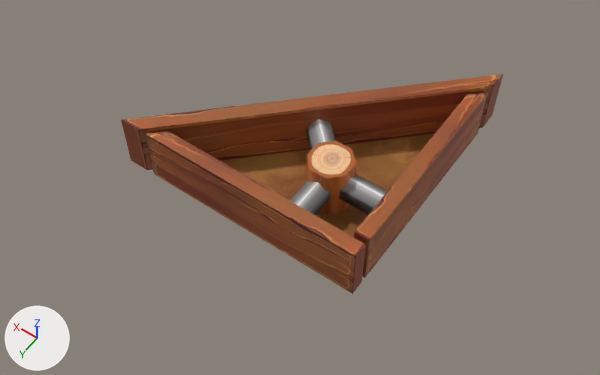
An edit to the FBX model Assets/Art/Models/Obstacles/triangles/triangle_wood_03.fbx, drawn before and after from the same camera.
One viewpoint serves both versions: a 50 mm camera at (-1.74, 2.77, 4.27) aimed at (0.3, -0.09, -0.22). The lights are fixed; the arrows at lower left show +X, +Y and +Z. Where no turn or scale is listed for an object, it has been applied to the vertices.

Names of what the first picture shows: 'Middle_4', 'floor_8', 'wall_61', 'wall_62', 'wall_63'.
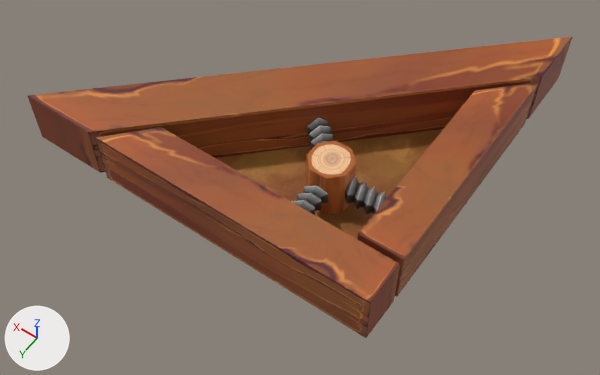
What differs and where, as boxes [x1, y1, x2, y2] in the pictures (600 x 375 px):
'wall_73', added (brown)
    after: [28, 37, 572, 173]
'wall_74', added (brown)
    after: [96, 127, 400, 338]
'wall_62', deleted (brown)
    before: [121, 74, 503, 170]
'wall_75', added (brown)
    after: [357, 82, 538, 297]
'wall_63', deleted (brown)
    before: [145, 131, 366, 294]
'wall_61', deleted (brown)
    before: [339, 92, 488, 278]
'spring_9', added
    after: [345, 176, 387, 214]
'spring_8', added
    after: [291, 186, 328, 215]
'spring_7', added
    after: [307, 118, 333, 150]

The change, as a list of edits to the scene's bpy script:
```text
Add me_mesh_007:
    me_mesh_007.from_pydata(...)  # 60 vertices, 44 faces; spans x -0.076..0.076, y -0.207..0.207, z -0.069..0.069
    me_mesh_007.materials.append(mat_m_wood10)  # picture img_t_obstacles_png
Add me_mesh_004_1:
    me_mesh_004_1.from_pydata(...)  # 8 vertices, 6 faces; spans x -0.15..0.15, y -0.98..0.71, z -0.2..0.2
    me_mesh_004_1.materials.append(mat_m_wood10)  # picture img_t_obstacles_png
Add me_mesh_006:
    me_mesh_006.from_pydata(...)  # 8 vertices, 6 faces; spans x -1.0..1.01, y -0.15..0.15, z -0.2..0.2
    me_mesh_006.materials.append(mat_m_wood10)  # picture img_t_obstacles_png
Add me_mesh_003_1:
    me_mesh_003_1.from_pydata(...)  # 60 vertices, 44 faces; spans x 0.025..0.357, y -0.376..0.004, z 0.138..0.275
    me_mesh_003_1.materials.append(mat_m_wood10)  # picture img_t_obstacles_png
Add me_mesh_002_1:
    me_mesh_002_1.from_pydata(...)  # 8 vertices, 6 faces; spans x -1.68..0.95, y -1.46..1.11, z 0.0..0.4
    me_mesh_002_1.materials.append(mat_m_wood10)  # picture img_t_obstacles_png
Add me_mesh_005:
    me_mesh_005.from_pydata(...)  # 60 vertices, 44 faces; spans x -0.207..0.207, y -0.076..0.076, z -0.069..0.069
    me_mesh_005.materials.append(mat_m_wood10)  # picture img_t_obstacles_png
Remove ob_wall_63:
    ob_wall_63 = bpy.data.objects.new('wall_63', me_mesh_004)
    ob_wall_63.location = (0.261, 0.306, 0.2)
Remove ob_wall_61:
    ob_wall_61 = bpy.data.objects.new('wall_61', me_mesh_003)
    ob_wall_61.location = (-0.305, -0.324, 0.2)
Remove ob_wall_62:
    ob_wall_62 = bpy.data.objects.new('wall_62', me_mesh_002)
    ob_wall_62.location = (0.361, -0.362, 0.2)
Add ob_spring_8:
    ob_spring_8 = bpy.data.objects.new('spring_8', me_mesh_007)
    ob_spring_8.location = (0.0, 0.277, 0.206)
Add ob_wall_75:
    ob_wall_75 = bpy.data.objects.new('wall_75', me_mesh_004_1)
    ob_wall_75.location = (-0.594, -0.324, 0.2)
Add ob_wall_74:
    ob_wall_74 = bpy.data.objects.new('wall_74', me_mesh_006)
    ob_wall_74.location = (0.261, 0.572, 0.2)
Add ob_spring_7:
    ob_spring_7 = bpy.data.objects.new('spring_7', me_mesh_003_1)
    ob_spring_7.location = (0.0, 0.0, 0.0)
Add ob_wall_73:
    ob_wall_73 = bpy.data.objects.new('wall_73', me_mesh_002_1)
    ob_wall_73.location = (0.933, -0.393, 0.0)
Add ob_spring_9:
    ob_spring_9 = bpy.data.objects.new('spring_9', me_mesh_005)
    ob_spring_9.location = (-0.277, 0.0, 0.206)
```
